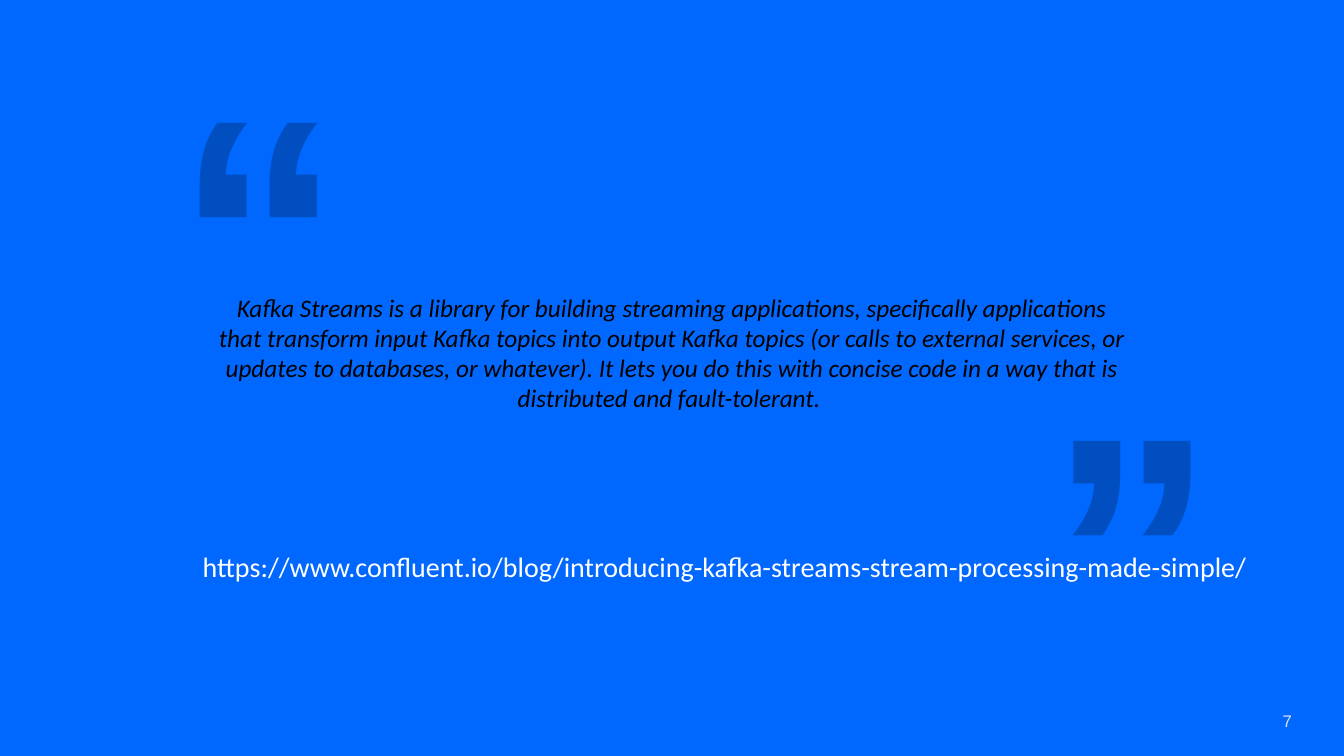
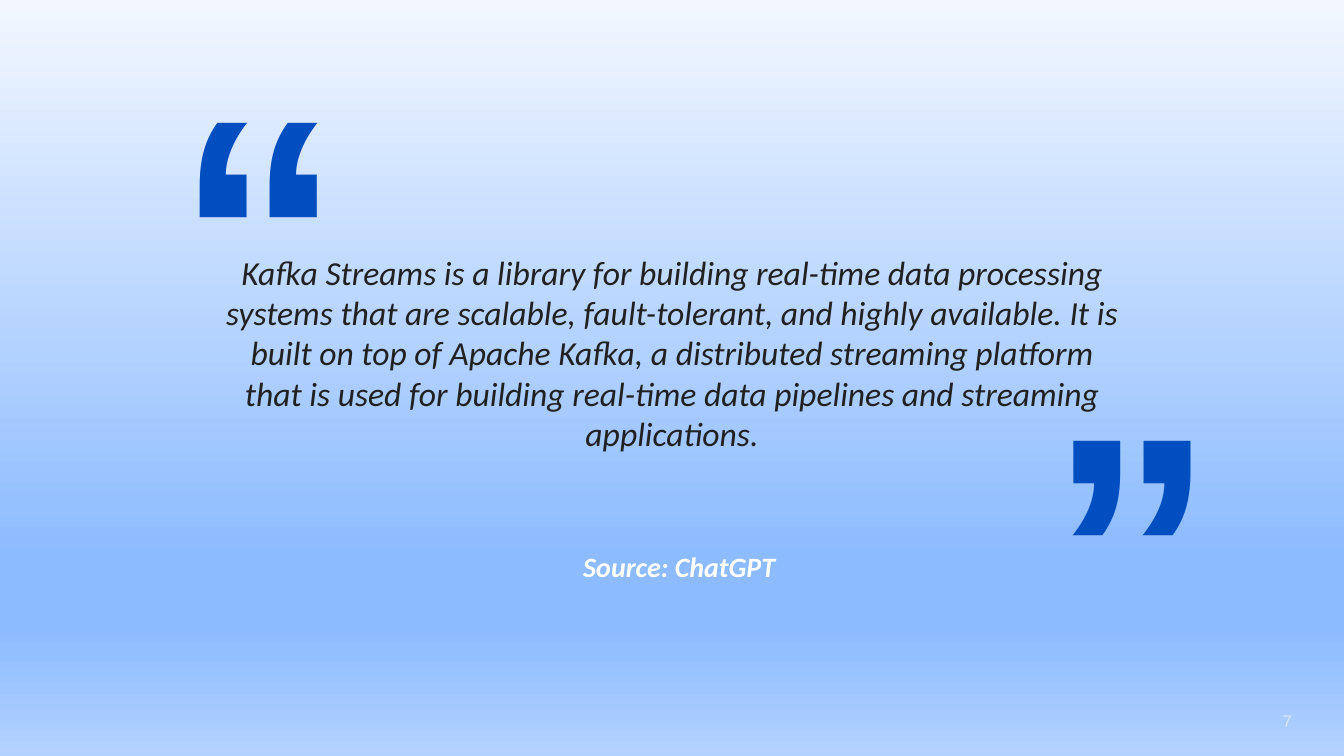
Before and after one commit to hitenny/KafkaStreams, a slide deck: slide 7 of kafka-streams.pptx. Drawn at 1344x756 pixels with LibreOffice and Linux fonts; fonts in the diff are those of the drawing. Boxes give left, top, right and bottom in pixels: in the first picture for what was removed or moved away, otherwise in the second. Text is boxed around its words. In the diff, an @@ line names an element or a change of style, - is before the commit and + after.

Commit message:
Updated slides

```diff
--- a/kafka-streams.pptx
+++ b/kafka-streams.pptx
@@ background #0068FF to gradient #F2F7FF to #8CBBFF to #B2D2FF @@
@@ title at (226, 261, 1118, 452): text changed; size 18 to 24 pt; text colour #000000 to #212121 @@
-Kafka Streams is a library for building streaming applications, specifically applications that transform input Kafka topics into output Kafka topics (or calls to external services, or updates to databases, or whatever). It lets you do this with concise code in a way that is distributed and fault-tolerant.
+Kafka Streams is a library for building real-time data processing systems that are scalable, fault-tolerant, and highly available. It is built on top of Apache Kafka, a distributed streaming platform that is used for building real-time data pipelines and streaming applications.
@@ text at (583, 557, 775, 577): text changed; bold on; italic on @@
-https://www.confluent.io/blog/introducing-kafka-streams-stream-processing-made-simple/
+Source: ChatGPT
@@ page number removed at (1283, 715, 1292, 727) @@
-7
```
Also in this commit, not shown: 7 other slides changed.
